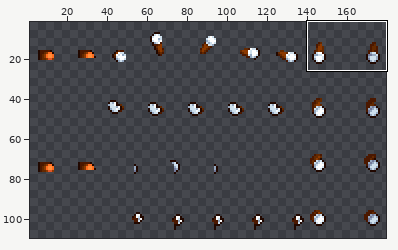
Sprite sheet: Assets/Textures/Transformations/Mario/MarioTanookiSuitFlying_Body.png. The first picture is a wide view before the edit; the outline marks the close-up.
Close-up. Earlier state:
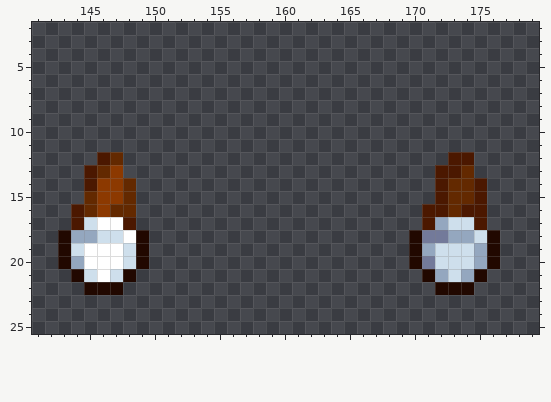
The file is 360x224 pixels, drawn in blocks of 2x2; one block is one cell here. Shown: x 141..179, y 2..25. The wide view leaves out empty margins.
After:
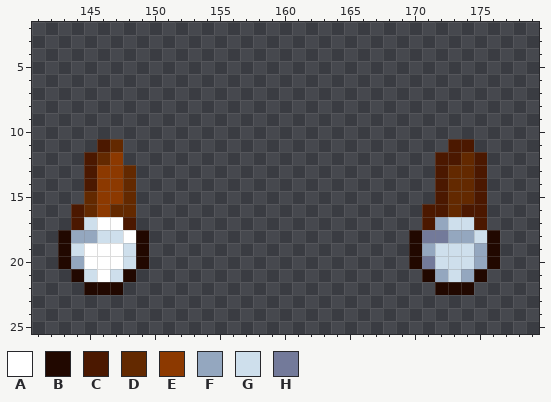
Palette (. is transparent): A #ffffff  B #210800  C #4b1800  D #632900  E #8c3900  F #94a7bf  G #cedfec  H #737a9a
The exact change:
@@ x 141..179 @@
 10 .......................................
-11 .......................................
-12 .....CD.........................CC.....
-13 ....CDE........................CCD.....
+11 .....CD.........................CC.....
+12 ....CDE........................CCDC....
+13 ....CEED.......................CDDC....
 14 ....CEED.......................CDDC....
Boxes around the changes in both close-ups, in picture pixels (x1, y1, x2, y2):
changed: (84, 139, 136, 178)
changed: (435, 139, 487, 178)
